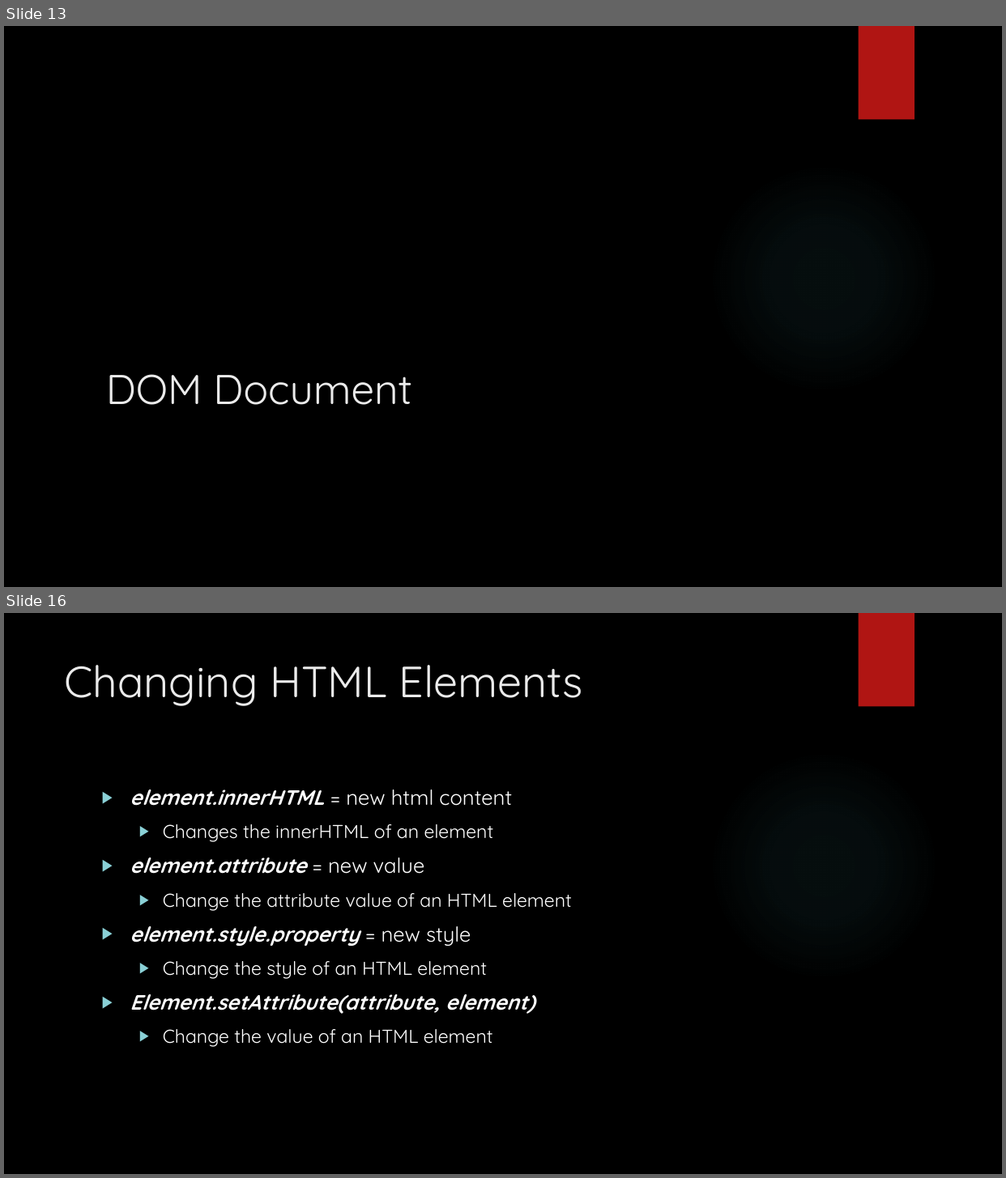
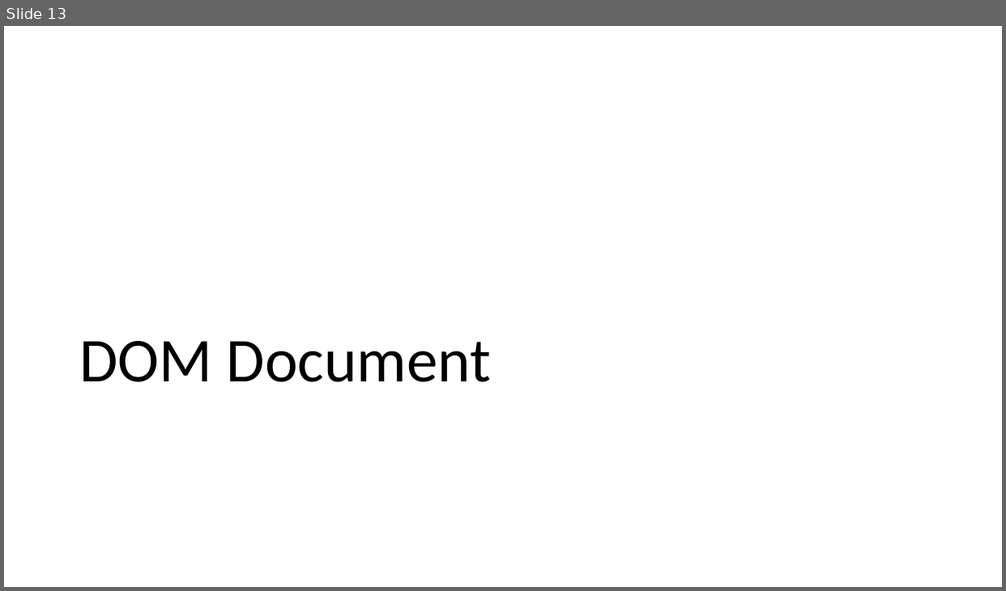
Before and after one commit to YWCANWIL-TechLab/module15-exercises-YaminahAlanis, a slide deck: slides/Module 15 - JS HTML DOM Part 1.pptx. Shown one above the other, each under a label of ours: slides 13 and 16 before the commit, slide 13 after it; the slides between them are not shown. The pictures are 1006x1178 and 1006x591 pixels, drawn with LibreOffice and Linux fonts; fonts in the diff are those of the drawing; background and template pictures are left out. Boxes give left, top, right and bottom in pixels: in the first picture for what was removed or moved away, otherwise in the second. Text is boxed around its words. In the diff, an @@ line names an element or a change of style, - is before the commit and + after.

```diff
--- a/slides/Module 15 - JS HTML DOM Part 1.pptx
+++ b/slides/Module 15 - JS HTML DOM Part 1.pptx
@@ slide 16 removed at bbox=[4, 613, 1002, 1174], background picture (left out); not listed: 2 template elements that a slide beside it also shows @@
@@ title removed at bbox=[65, 665, 583, 706] @@
-Changing HTML Elements
@@ text removed at bbox=[130, 790, 572, 1047] @@
-▶ element.innerHTML = new html content
-  ▶ Changes the innerHTML of an element
-▶ element.attribute = new value
-  ▶ Change the attribute value of an HTML element
-▶ element.style.property = new style
-  ▶ Change the style of an HTML element
-▶ Element.setAttribute(attribute, element)
-  ▶ Change the value of an HTML element
@@ slide 13 changed as well @@
@@ background picture (left out) to #FFFFFF @@
@@ rectangle removed at bbox=[859, 26, 914, 120] @@
@@ title "DOM Document": place and size @@
-title "DOM Document" at bbox=[106, 374, 412, 405]
+title "DOM Document" at bbox=[79, 341, 491, 382]
@@ title "DOM Document" at bbox=[79, 341, 491, 382]: size 40 to 60 pt, font Quicksand to Calibri, text colour #EBEBEB to #000000; line spacing 1 to 0.9 @@
@@ ellipse removed at bbox=[709, 163, 939, 394] @@
```
Also in this commit, not shown: 29 other slides changed, 9 slides added, 1 other slide removed, 4 other files.
